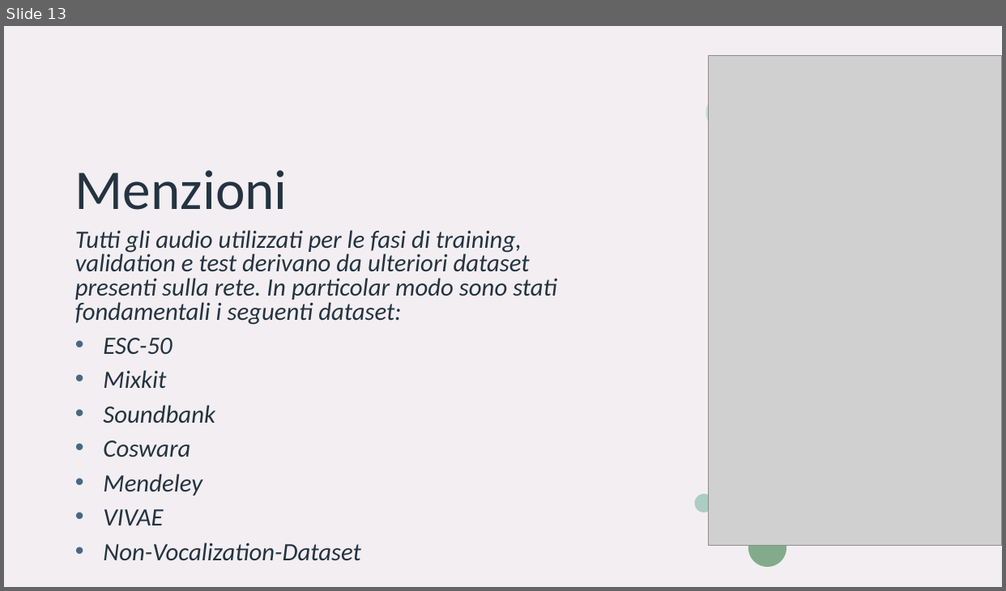
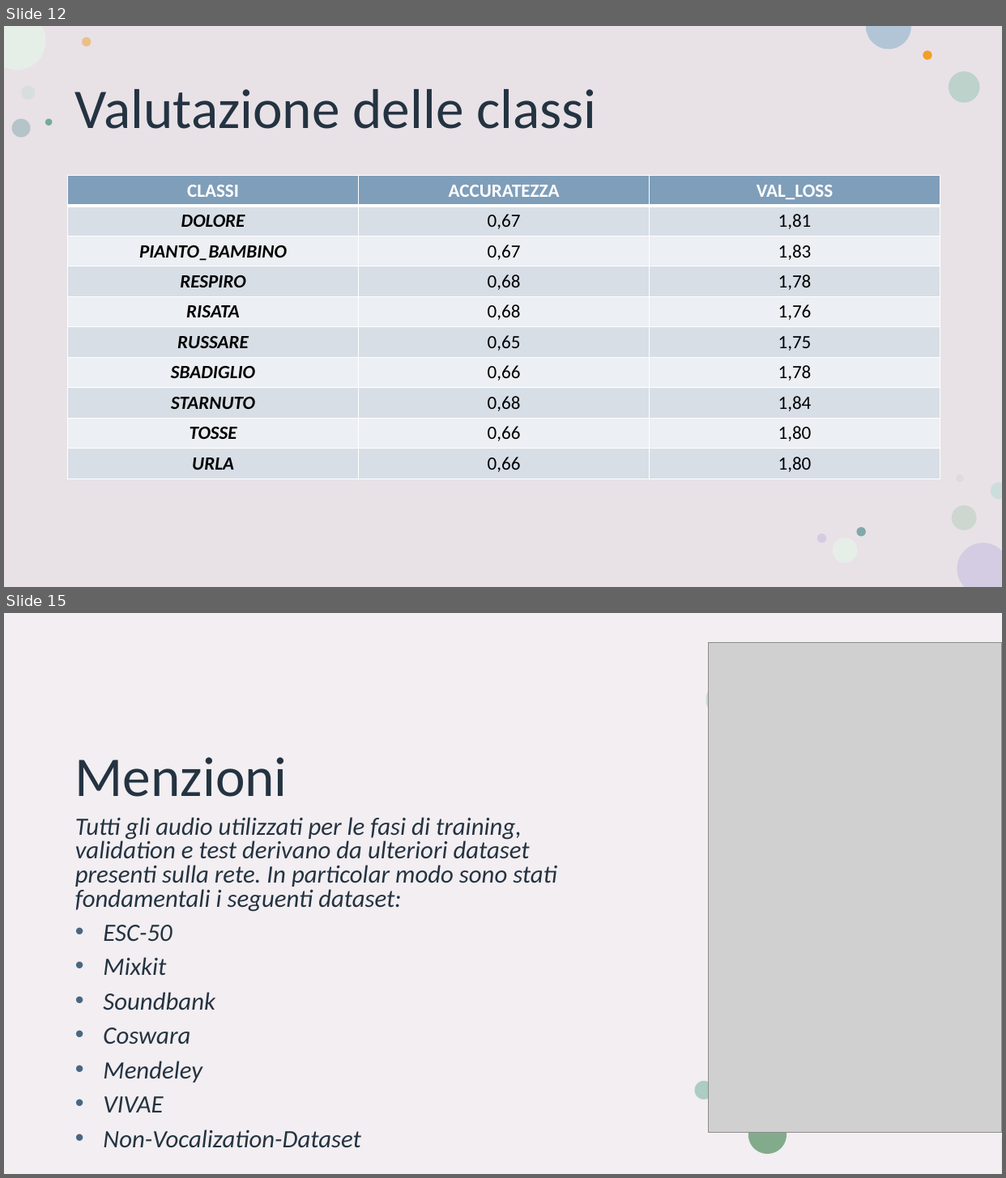
Before and after one commit to AntonioPapeo6/ProgSysAg, a slide deck: DOCUMENTAZIONE/Presentazione - AudioRecognizer (1).pptx. Shown one above the other, each under a label of ours: slide 13 before the commit, slides 12 and 15 after it; the slides between them are not shown. The pictures are 1006x591 and 1006x1178 pixels, drawn with LibreOffice and Linux fonts; fonts in the diff are those of the drawing; grey boxes stand for pictures. Boxes give left, top, right and bottom in pixels: in the first picture for what was removed or moved away, otherwise in the second. Text is boxed around its words. In the diff, an @@ line names an element or a change of style, - is before the commit and + after.

```diff
--- a/DOCUMENTAZIONE/Presentazione - AudioRecognizer (1).pptx
+++ b/DOCUMENTAZIONE/Presentazione - AudioRecognizer (1).pptx
@@ slide 12 added at <box>4,26,1002,587</box>, background #FFFFFF; not listed: 4 template elements that a slide beside it also shows @@
@@ rectangle added at <box>4,26,1002,587</box>, fill #E8E2E7 @@
@@ title added at <box>75,89,596,129</box>, 54 pt, text #243341 @@
+Valutazione delle classi
@@ group added at <box>11,37,980,563</box>: 11 ellipses @@
@@ table added at <box>68,176,941,480</box>, 10 rows, 3 columns @@
+CLASSI | ACCURATEZZA | VAL_LOSS
+DOLORE | 0,67 | 1,81
+PIANTO_BAMBINO | 0,67 | 1,83
+RESPIRO | 0,68 | 1,78
+RISATA | 0,68 | 1,76
+RUSSARE | 0,65 | 1,75
+SBADIGLIO | 0,66 | 1,78
+STARNUTO | 0,68 | 1,84
+TOSSE | 0,66 | 1,80
+URLA | 0,66 | 1,80
@@ what was slide 13 is now slide 15 @@
```
Also in this commit, not shown: 1 slide changed, 1 other slide added, 1 other file.
